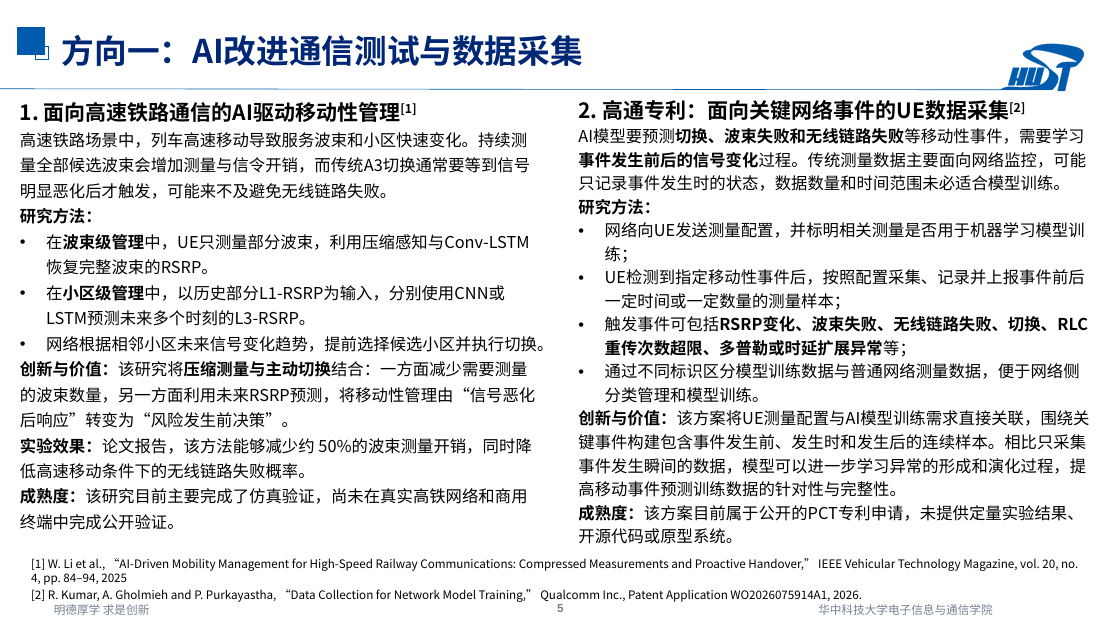
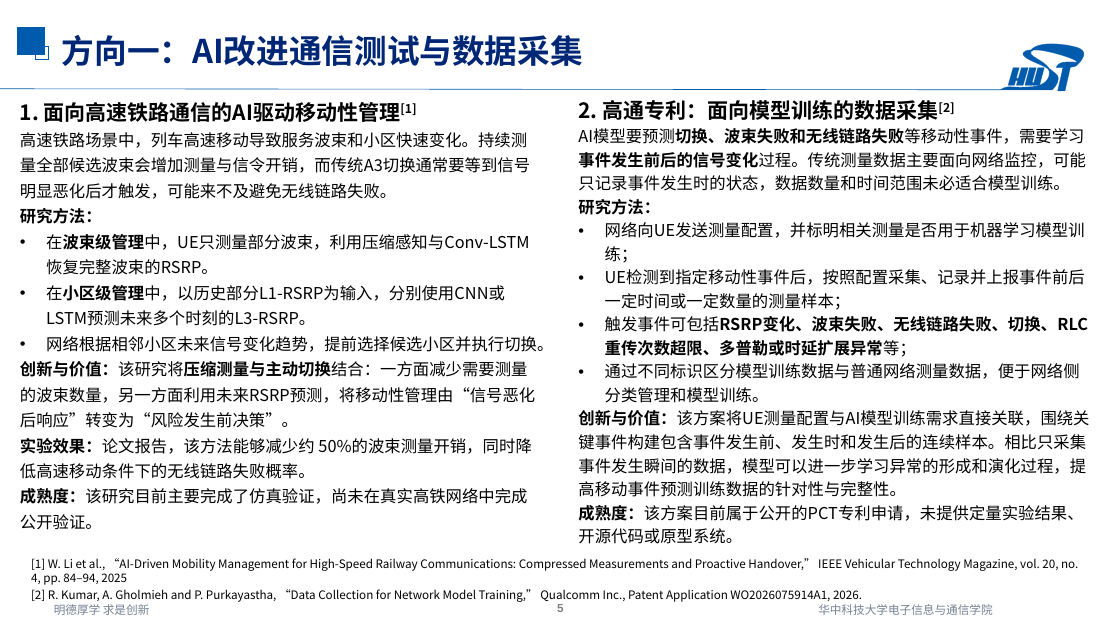
Before and after one commit to strings-pixel/self, a slide deck: slide 5 of 9.17_AI与通信融合研究进展调研.pptx. Drawn at 1120x630 pixels with LibreOffice and Linux fonts; fonts in the diff are those of the drawing. Boxes give left, top, right and bottom in pixels: in the first picture for what was removed or moved away, otherwise in the second. Text is boxed around its words. In the diff, an @@ line names an element or a change of style, - is before the commit and + after.

```diff
--- a/9.17_AI与通信融合研究进展调研.pptx
+++ b/9.17_AI与通信融合研究进展调研.pptx
@@ text at bbox=[578, 100, 954, 120]: text changed @@
-2. 高通专利：面向关键网络事件的UE数据采集[2]
+2. 高通专利：面向模型训练的数据采集[2]
@@ text at bbox=[20, 488, 528, 530]: text changed @@
-成熟度：该研究目前主要完成了仿真验证，尚未在真实高铁网络和商用终端中完成公开验证。
+成熟度：该研究目前主要完成了仿真验证，尚未在真实高铁网络中完成公开验证。
```
Also in this commit, not shown: 2 other slides changed, 1 other file.
